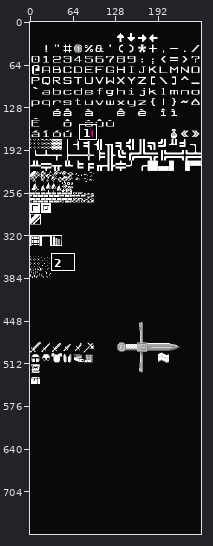
A sprite sheet gets an edit: simulacra/assets/simulacra16x16.png. The first picture is a wide view before the edit; the outline marks the close-up.
Close-up. Old version:
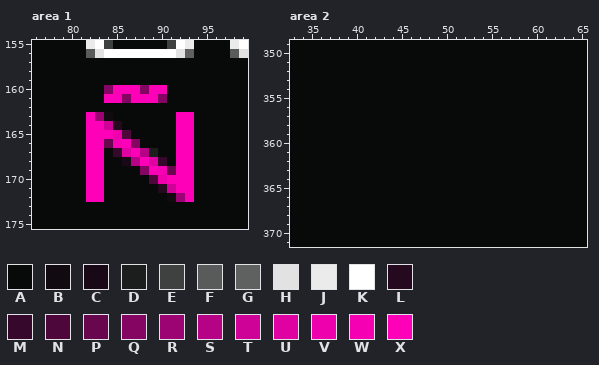
The file is 256x768 pixels. Colours within 5 levels of each other are drawn and written as one. Shown: area 1: x 76..99, y 155..175; area 2: x 33..65, y 349..371. The commit also changed other parts of the picture, which this record leaves out.
Palette (. is transparent): A #080a0a  B #110a10  C #190916  D #1c1e1e  E #3f4141  F #595b5b  G #5f6060  H #e2e2e2  J #ebebeb  K #ffffff  L #25091f  M #36082b  N #4e073b  P #68064e  Q #840562  R #9c0473  S #b60386  T #ce0296  U #df01a2  V #ee01ad  W #f600b3  X #ff00b9
Pixels before, area 1, first column x 76:
155 AAAAAAJKEAAAAAAEKJAAAAJK
156 AAAAAAFHKKKKKKKKHGAAAAFH
157 AAAAAAAAAAAAAAAAAAAAAAAA
158 AAAAAAAAAAAAAAAAAAAAAAAA
159 AAAAAAAAAAAAAAAAAAAAAAAA
160 AAAAAAAAQXXXQXXAAAAAAAAA
161 AAAAAAAAXXQXXXQAAAAAAAAA
162 AAAAAAAAAAAAAAAAAAAAAAAA
163 AAAAAAXRBAAAAAAAXXAAAAAA
164 AAAAAAXXTLAAAAAAXXAAAAAA
165 AAAAAAXXXVNAAAAAXXAAAAAA
166 AAAAAAXXPWXQAAAAXXAAAAAA
167 AAAAAAXXAMUXSDAAXXAAAAAA
168 AAAAAAXXAACSXUMAXXAAAAAA
169 AAAAAAXXAAAAQXWPXXAAAAAA
170 AAAAAAXXAAAAANVXXXAAAAAA
171 AAAAAAXXAAAAAALTXXAAAAAA
172 AAAAAAXXAAAAAAABRXAAAAAA
173 AAAAAAAAAAAAAAAAAAAAAAAA
174 AAAAAAAAAAAAAAAAAAAAAAAA
175 AAAAAAAAAAAAAAAAAAAAAAAA
Pixels before, area 2, first column x 33:
349 AAAAAAAAAAAAAAAAAAAAAAAAAAAAAAAAA
350 AAAAAAAAAAAAAAAAAAAAAAAAAAAAAAAAA
351 AAAAAAAAAAAAAAAAAAAAAAAAAAAAAAAAA
352 AAAAAAAAAAAAAAAAAAAAAAAAAAAAAAAAA
353 AAAAAAAAAAAAAAAAAAAAAAAAAAAAAAAAA
354 AAAAAAAAAAAAAAAAAAAAAAAAAAAAAAAAA
355 AAAAAAAAAAAAAAAAAAAAAAAAAAAAAAAAA
356 AAAAAAAAAAAAAAAAAAAAAAAAAAAAAAAAA
357 AAAAAAAAAAAAAAAAAAAAAAAAAAAAAAAAA
358 AAAAAAAAAAAAAAAAAAAAAAAAAAAAAAAAA
359 AAAAAAAAAAAAAAAAAAAAAAAAAAAAAAAAA
360 AAAAAAAAAAAAAAAAAAAAAAAAAAAAAAAAA
361 AAAAAAAAAAAAAAAAAAAAAAAAAAAAAAAAA
362 AAAAAAAAAAAAAAAAAAAAAAAAAAAAAAAAA
363 AAAAAAAAAAAAAAAAAAAAAAAAAAAAAAAAA
364 AAAAAAAAAAAAAAAAAAAAAAAAAAAAAAAAA
365 AAAAAAAAAAAAAAAAAAAAAAAAAAAAAAAAA
366 AAAAAAAAAAAAAAAAAAAAAAAAAAAAAAAAA
367 AAAAAAAAAAAAAAAAAAAAAAAAAAAAAAAAA
368 AAAAAAAAAAAAAAAAAAAAAAAAAAAAAAAAA
369 AAAAAAAAAAAAAAAAAAAAAAAAAAAAAAAAA
370 AAAAAAAAAAAAAAAAAAAAAAAAAAAAAAAAA
371 AAAAAAAAAAAAAAAAAAAAAAAAAAAAAAAAA
New version:
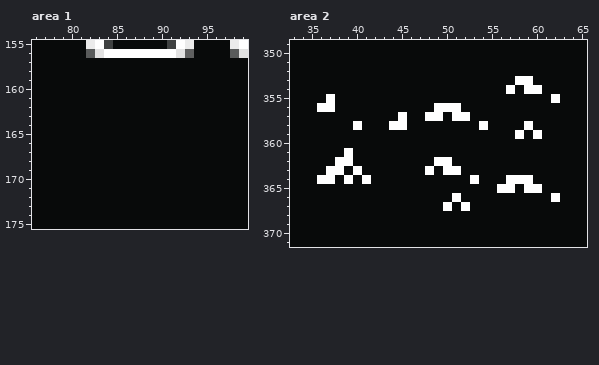
Changes in this commit:
Area 1:
The author changed colour B to colour A in row 163 at x 84; in row 172 at x 91.
The author changed colour C to colour A in row 168 at x 86.
The author changed colour D to colour A in row 167 at x 89.
The author changed colour L to colour A in row 164 at x 85; in row 171 at x 90.
The author changed colour M to colour A in row 167 at x 85; in row 168 at x 90.
The author changed colour N to colour A in row 165 at x 86; in row 170 at x 89.
The author changed colour P to colour A in row 166 at x 84; in row 169 at x 91.
The author changed colour Q to colour A in row 160 at x 84 and 88; in row 161 at x 86 and 90; in row 166 at x 87; in row 169 at x 88.
The author changed colour R to colour A in row 163 at x 83; in row 172 at x 92.
The author changed colour S to colour A in row 167 at x 88; in row 168 at x 87.
The author changed colour T to colour A in row 164 at x 84; in row 171 at x 91.
The author changed colour U to colour A in row 167 at x 86; in row 168 at x 89.
The author changed colour V to colour A in row 165 at x 85; in row 170 at x 90.
The author changed colour W to colour A in row 166 at x 85; in row 169 at x 90.
The author changed colour X to colour A in row 160 at x 85 to 87 and 89 to 90; in row 161 at x 84 to 85 and 87 to 89; in row 163 at x 82 and 92 to 93; in row 164 at x 82 to 83 and 92 to 93; in row 165 at x 82 to 84 and 92 to 93; in row 166 at x 82 to 83, 86 and 92 to 93.
The author changed colour X to colour A in row 167 at x 82 to 83, 87 and 92 to 93; in row 168 at x 82 to 83, 88 and 92 to 93; in row 169 at x 82 to 83, 89 and 92 to 93; in row 170 at x 82 to 83 and 91 to 93; in row 171 at x 82 to 83 and 92 to 93; in row 172 at x 82 to 83 and 93.
Area 2:
The author changed colour A to colour K in row 353 at x 58 to 59; in row 354 at x 57 and 59 to 60; in row 355 at x 37 and 62; in row 356 at x 36 to 37 and 49 to 51; in row 357 at x 45, 48 to 49 and 51 to 52; in row 358 at x 40, 44 to 45, 54 and 59.
The author changed colour A to colour K in row 359 at x 58 and 60; in row 361 at x 39; in row 362 at x 38 to 39 and 49 to 50; in row 363 at x 37 to 38, 40, 48 and 50 to 51; in row 364 at x 36 to 37, 39, 41, 53 and 57 to 59; in row 365 at x 56 to 57 and 59 to 60.
The author changed colour A to colour K in row 366 at x 51 and 62; in row 367 at x 50 and 52.
Boxes around the changes in both close-ups, in picture pixels (x1, y1, x2, y2):
changed: (86, 85, 194, 202)
changed: (317, 76, 560, 211)
